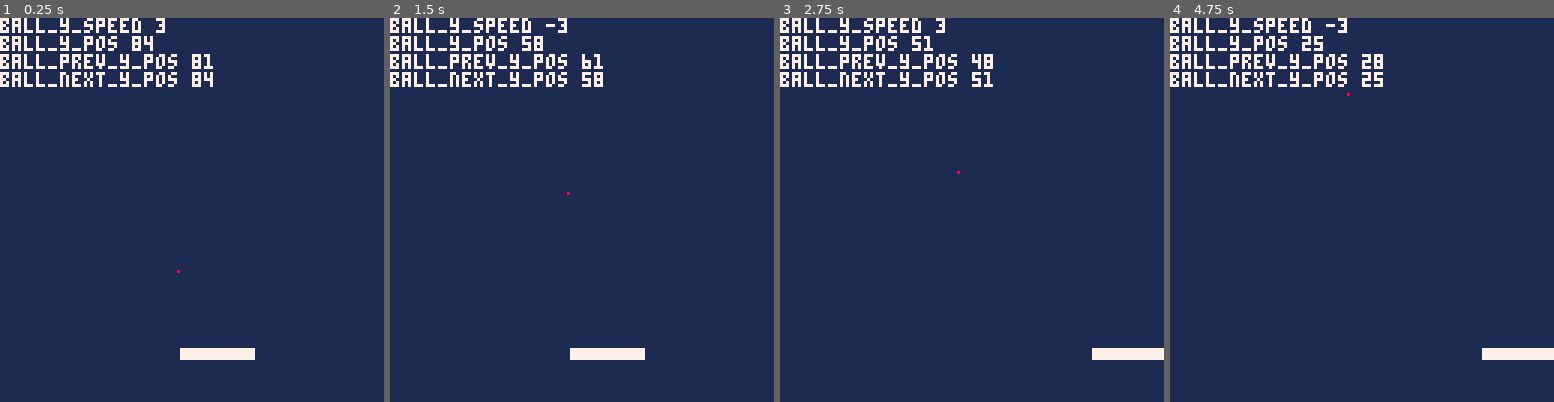
Above: before the commit, frames 1-4 (left to right).
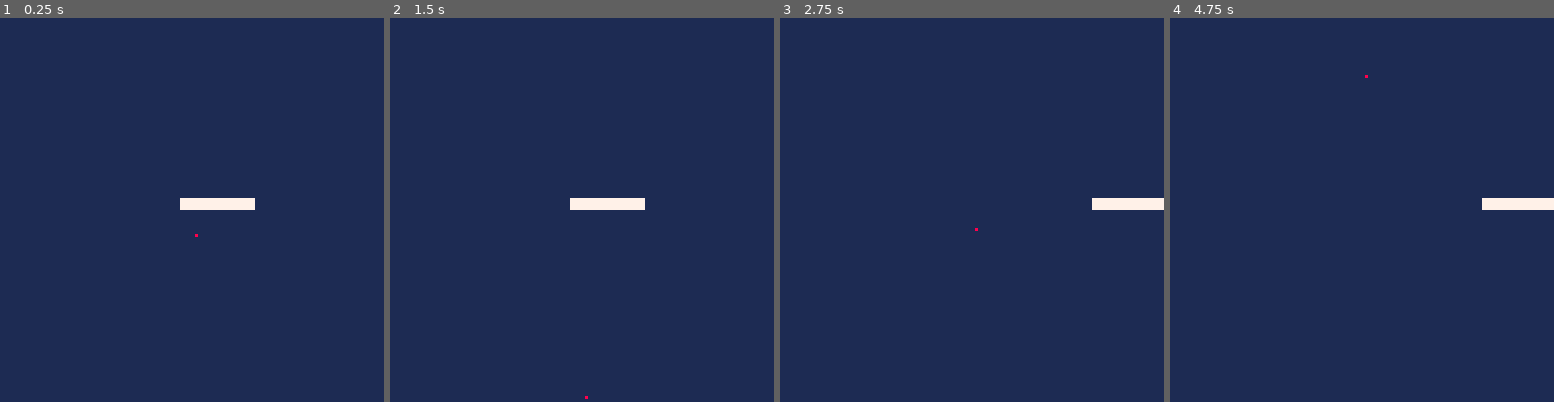
Above: after the commit, the same moments.

Repository: Mackeriah/Breakout-tutorial
Game: PICO-8 cartridge breakout/breakout.p8
The game is run twice, just before and just after one commit, with the same random seed, the same clock (stepped at 60 frames per second) and the same inputs.
Inputs:
- Up to frame 1 (0.25 s): no input
- Up to frame 2 (1.5 s): no input
- Up to frame 3 (2.75 s): hold Right 1.6-2.1 s; hold Right from 2.47 s (still down)
- Up to frame 4 (4.75 s): release Right at 3.03 s; hold Left 3.08-3.58 s; hold Right 4.02-4.68 s

The runs differ from the first frame. In frame 1, 4.4% of the frame differs, in the area x 0-67%, y 0-90%; in frame 2, 4.4%, in the area x 0-67%, y 0-100%; in frame 3, 4.3%; in frame 4, 4.4%.

Commit message:
Update breakout.p8
putting this on hold as stuck

Diff:
--- a/breakout/breakout.p8
+++ b/breakout/breakout.p8
@@ -9,11 +9,11 @@
 function _init() -- runs once at start
 	cls(0)
 	-- ball info
-	ball_x_pos = 59
+	ball_x_pos = 65
 	ball_y_pos = 60
 	ball_radius = 0
 	ball_x_speed = 0
-	ball_y_speed = 3
+	ball_y_speed = 0.75
 	ball_prev_x_pos = 0
 	ball_prev_y_pos = 0
 	ball_direction = 'down'
@@ -22,13 +22,13 @@
 
 	-- paddle info
 	paddle_x_pos = 60
-	paddle_y_pos = 110
+	paddle_y_pos = 60
 	paddle_width = 24
 	paddle_height = 3
 	paddle_speed = 0
 end
 
-function _update() -- runs every frame
+function _update60() -- runs every frame
 
 	-- determine next x and y positions for ball
 	-- can probably add to collision function but leave here for now
@@ -48,26 +48,26 @@
 	circfill(ball_x_pos, ball_y_pos, ball_radius, 8) -- the ball
 	draw_paddle()
 
-	print('ball_y_speed '..ball_y_speed)
-	print('ball_y_pos '..ball_y_pos)
-	print('ball_prev_y_pos '..ball_prev_y_pos)
-	print('ball_next_y_pos '..ball_next_y_pos)
-	-- print('ball_next_x_pos '..ball_next_x_pos)
+	-- print('ball direction:'..ball_direction)
+	-- print('ball_y_speed '..ball_y_speed)
+	-- print('ball_prev_y_pos '..ball_prev_y_pos)
+	-- print('ball_y_pos '..ball_y_pos)
+	-- print('ball_next_y_pos '..ball_next_y_pos)
+	-- print('ball_next_y_pos '..ball_next_y_pos-ball_radius)
+	-- -- print('ball_next_x_pos '..ball_next_x_pos)
 	-- print('ball radius '..ball_radius)
 	-- print('ball_x + rad '..ball_x_pos+ball_radius)
 	-- print('pad x pos (top l) '..paddle_x_pos)
 	-- print('pad y pos (top l) '..paddle_y_pos)
 	-- print('pad x pos (bot r) '..paddle_x_pos+paddle_height)
-	-- print('pad y pos (bot r) '..paddle_y_pos+paddle_height)
+	-- print('pad y pos (bot) '..paddle_y_pos+paddle_height)
 	-- print('pad xpos '..paddle_x_pos)
 	-- print('pad xpos + pad height)'..paddle_x_pos+paddle_height)
 	-- print('pad xpos + pad width)'..paddle_x_pos+paddle_width)
 	-- print(sausages)
-	-- print('ball direction:'..ball_direction)
-	-- if (ball_y_pos > 127) or (ball_y_pos < 0)  then
-	-- 	sausages = true
+	-- if (ball_y_pos == paddle_y_pos -1 ) then
+	-- 	sausages = paddle_y_pos -1
 	-- end
-
 end
 
 function draw_paddle()
@@ -92,7 +92,8 @@
 		-- put it beyond the screen edges, in which case it sets to either
 		-- 0 for left edge
 		-- or 127 for right edge
-		-- or whatever the desired next ball position is (meaning it's not about to hit either edge)
+		-- e.g. if next_x_pos was -1 then 0 is the mid
+		-- e.g. if next_x_pos was 128 then 127 is the mid
 		ball_next_x_pos = mid(0,ball_next_x_pos,127)
 		ball_x_speed = -ball_x_speed
 		sfx(0)
@@ -140,6 +141,7 @@
 
 function ball_paddle_collision()
 
+	-- this code all detrermines which direction the ball is travlling
 	if ball_x_pos == ball_prev_x_pos and ball_y_pos > ball_prev_y_pos then
 		ball_direction = 'down'
 	end
@@ -174,9 +176,10 @@
 
 	-- THIS PART IS WORKING CORRECTLY
 	-- did bottom of ball hit top of paddle? (-1 as then ball is touching paddle)
-	if (ball_y_pos + ball_radius == paddle_y_pos - 3) and
-	   ball_x_pos >= paddle_x_pos and -- check ball is in line with left edge or beyond...
-	   (ball_x_pos <= paddle_x_pos+paddle_width) then -- up to the edge of paddle right side
+	if ball_next_y_pos + ball_radius == paddle_y_pos -1 and
+	   ball_next_x_pos >= paddle_x_pos and -- check ball is in line with left edge or beyond...
+	   ball_next_x_pos <= paddle_x_pos + paddle_width then -- up to the edge of paddle right side
+	   	ball_next_y_pos = paddle_y_pos - 1
 		ball_y_speed = -ball_y_speed -- therefore vertical bounce
 		sfx(1)
 	end
@@ -205,15 +208,14 @@
 	-- 	sfx(2)
 	-- end
 
-	-- THIS PART IS NOT CHECKED YET
-	-- did top of ball hit bottm of paddle?
-	-- if ball_y_pos-ball_radius == (paddle_y_pos+paddle_height+1) and
-	--    ball_x_pos >= paddle_x_pos and
-	--    (ball_x_pos <= paddle_x_pos+paddle_width) then
-	-- 	ball_y_speed = -ball_y_speed
-	-- 	sfx(1)
-	-- end
-
+	-- did top of ball hit bottom of paddle?
+	if ball_next_y_pos + ball_radius == paddle_y_pos + paddle_height -1 and
+	   ball_next_x_pos >= paddle_x_pos and -- check ball is in line with left edge or beyond...
+	   ball_next_x_pos <= paddle_x_pos + paddle_width then -- up to the edge of paddle right side
+	   	ball_next_y_pos = paddle_y_pos + paddle_height + 1
+		ball_y_speed = -ball_y_speed -- therefore vertical bounce
+		sfx(1)
+	end
 end
 
 
